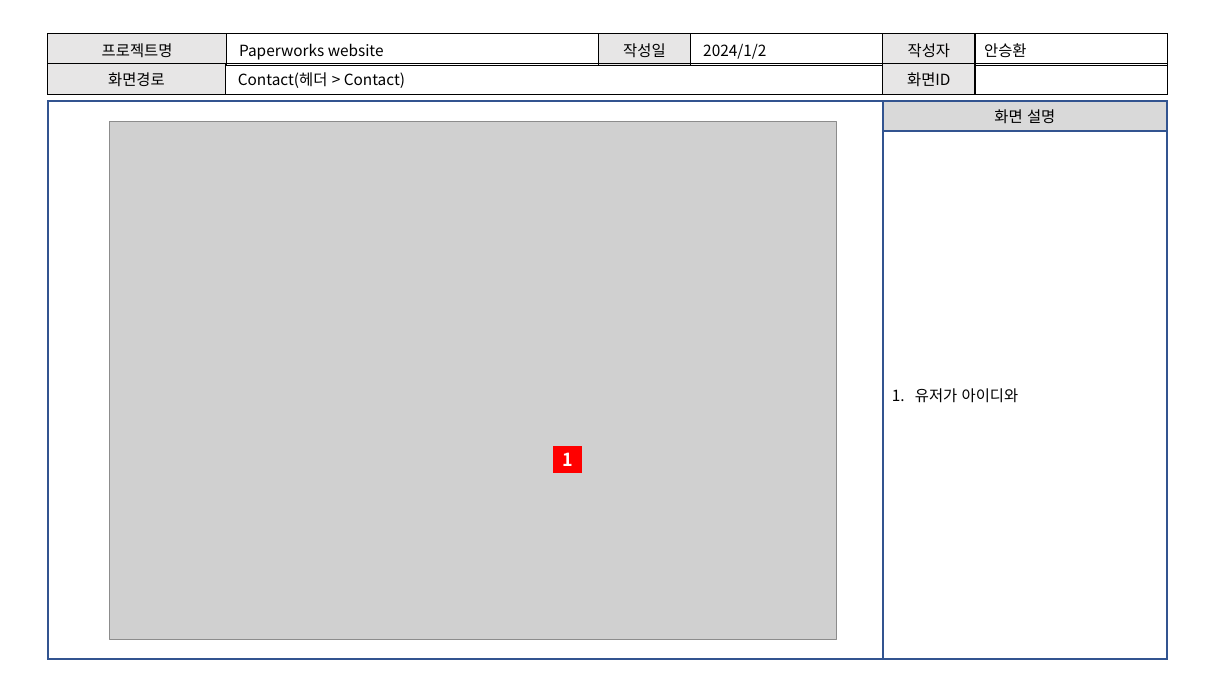
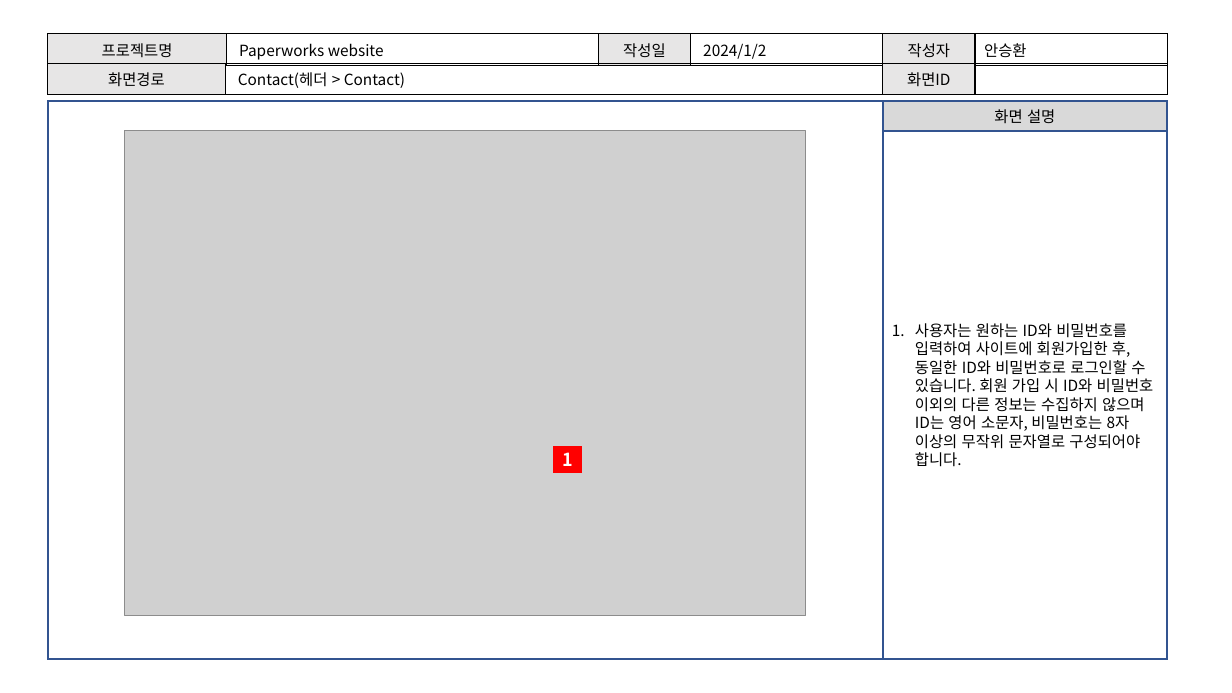
Before and after one commit to Awhn/paperworksweb, a slide deck: slide 9 of docs/코멘토_기획_화면설계서 양식.pptx. Drawn at 1232x693 pixels with LibreOffice and Linux fonts; fonts in the diff are those of the drawing; grey boxes stand for pictures. Boxes give left, top, right and bottom in pixels: in the first picture for what was removed or moved away, otherwise in the second. Text is boxed around its words. In the diff, an @@ line names an element or a change of style, - is before the commit and + after.

```diff
--- a/docs/코멘토_기획_화면설계서 양식.pptx
+++ b/docs/코멘토_기획_화면설계서 양식.pptx
@@ picture: place and size @@
-picture at (109, 122, 836, 640)
+picture at (125, 131, 806, 616)
@@ text in rectangle at (915, 323, 1154, 467): text changed @@
-1. 유저가 아이디와
+1. 사용자는 원하는 ID와 비밀번호를 입력하여 사이트에 회원가입한 후, 동일한 ID와 비밀번호로 로그인할 수 있습니다. 회원 가입 시 ID와 비밀번호 이외의 다른 정보는 수집하지 않으며 ID는 영어 소문자, 비밀번호는 8자 이상의 무작위 문자열로 구성되어야 합니다.
```
Also in this commit, not shown: 8 other slides changed, 6 other files.
